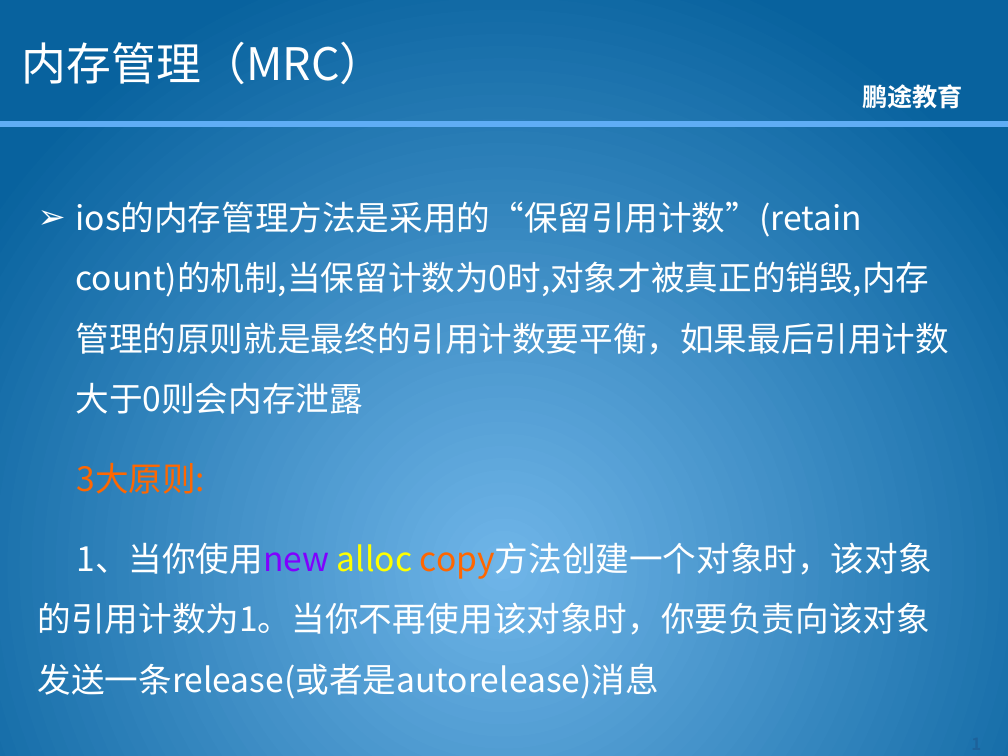
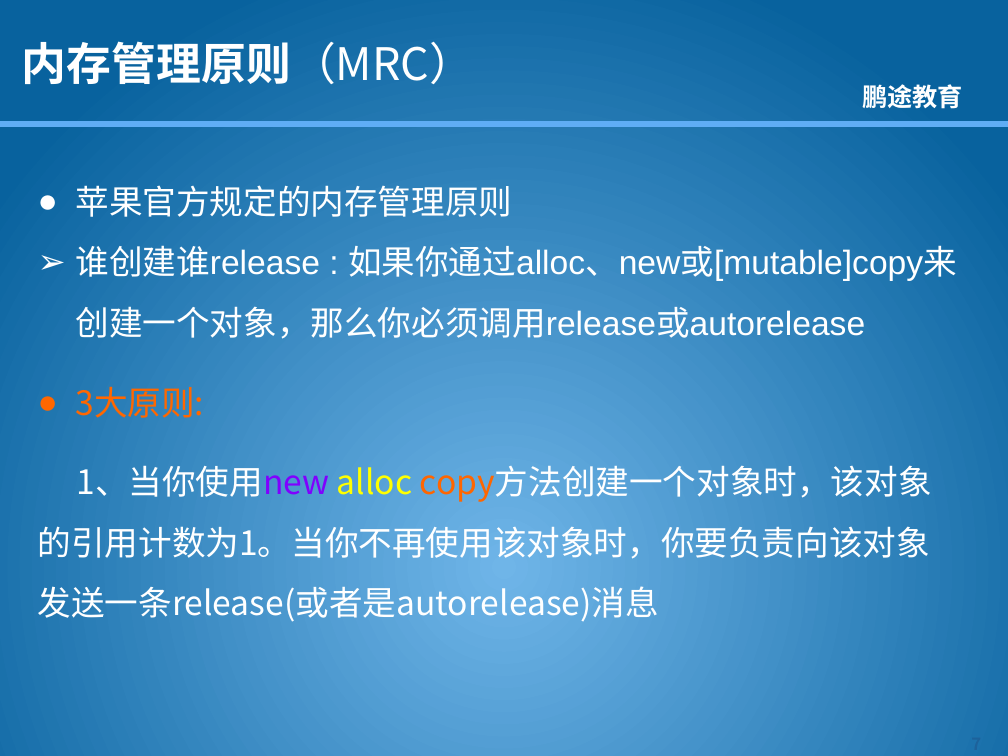
Before and after one commit to kkdmh77/gjh_baoche, a slide deck: slide 8 of 资料/课件/OC/OC语言-3.0-内存管理-管理法则.pptx (slide 2 before the commit). Drawn at 1008x756 pixels with LibreOffice and Linux fonts; fonts in the diff are those of the drawing; background and template pictures are left out. Boxes give left, top, right and bottom in pixels: in the first picture for what was removed or moved away, otherwise in the second. Text is boxed around its words. In the diff, an @@ line names an element or a change of style, - is before the commit and + after.

```diff
--- a/资料/课件/OC/OC语言-3.0-内存管理-管理法则.pptx
+++ b/资料/课件/OC/OC语言-3.0-内存管理-管理法则.pptx
@@ title at [22,41,474,84]: text changed; bold on @@
-内存管理（MRC）
+内存管理原则（MRC）
@@ text "苹果官方规定的内存管理原则": place and size @@
-text "苹果官方规定的内存管理原则" at [38,201,949,701]
+text "苹果官方规定的内存管理原则" at [38,185,957,625]
@@ text at [75,185,957,339]: text changed; font Noto Sans CJK SC to Arial @@
-➢ ios的内存管理方法是采用的“保留引用计数”(retain count)的机制,当保留计数为0时,对象才被真正的销毁,内存管理的原则就是最终的引用计数要平衡，如果最后引用计数大于0则会内存泄露
+● 苹果官方规定的内存管理原则
+➢ 谁创建谁release : 如果你通过alloc、new或[mutable]copy来创建一个对象，那么你必须调用release或autorelease
@@ text at [75,387,204,418]: bullet none to ● @@
@@ page number at [932,727,1008,756]: text changed @@
-1
+7
```
Also in this commit, not shown: 1 other slide changed, 9 slides added, 54 other files.
